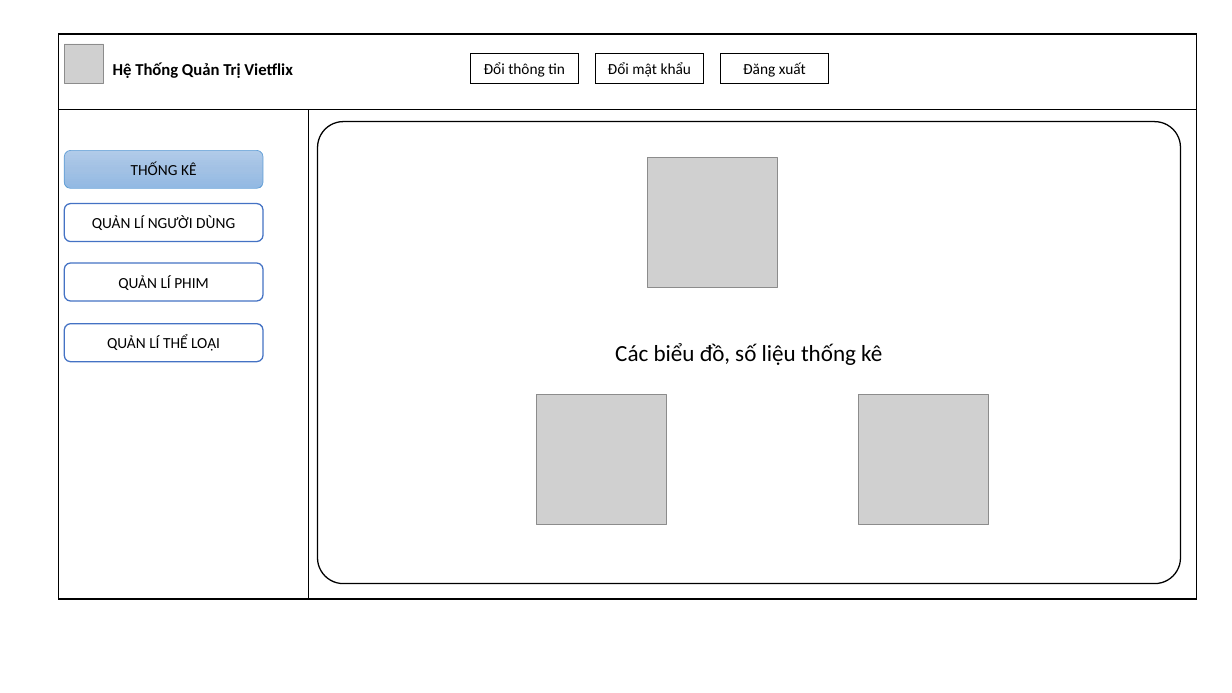
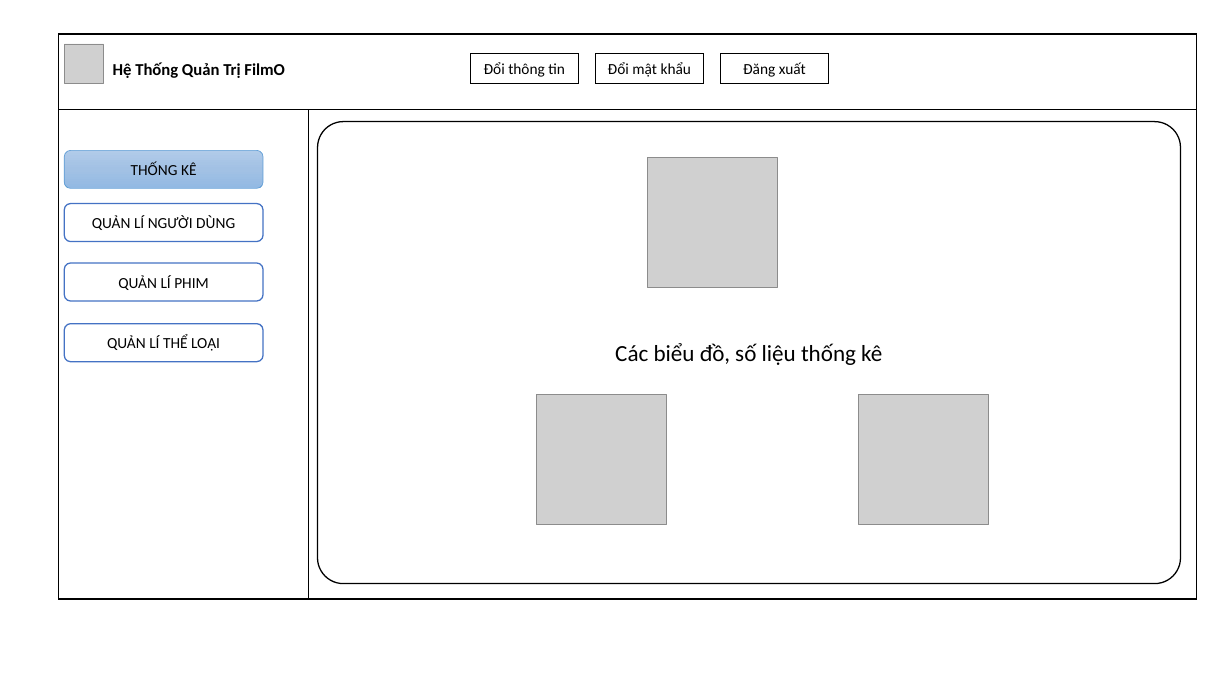
Before and after one commit to namnguyenbk/grad-thesis, a slide deck: slide 4 of Mockup-UI.pptx. Drawn at 1232x693 pixels with LibreOffice and Linux fonts; fonts in the diff are those of the drawing; grey boxes stand for pictures. Boxes give left, top, right and bottom in pixels: in the first picture for what was removed or moved away, otherwise in the second. Text is boxed around its words. In the diff, an @@ line names an element or a change of style, - is before the commit and + after.

```diff
--- a/Mockup-UI.pptx
+++ b/Mockup-UI.pptx
@@ text in rectangle at <box>113,62,285,78</box>: text changed @@
-Hệ Thống Quản Trị Vietflix
+Hệ Thống Quản Trị FilmO
```
Also in this commit, not shown: 4 other slides changed, 4 other files.
